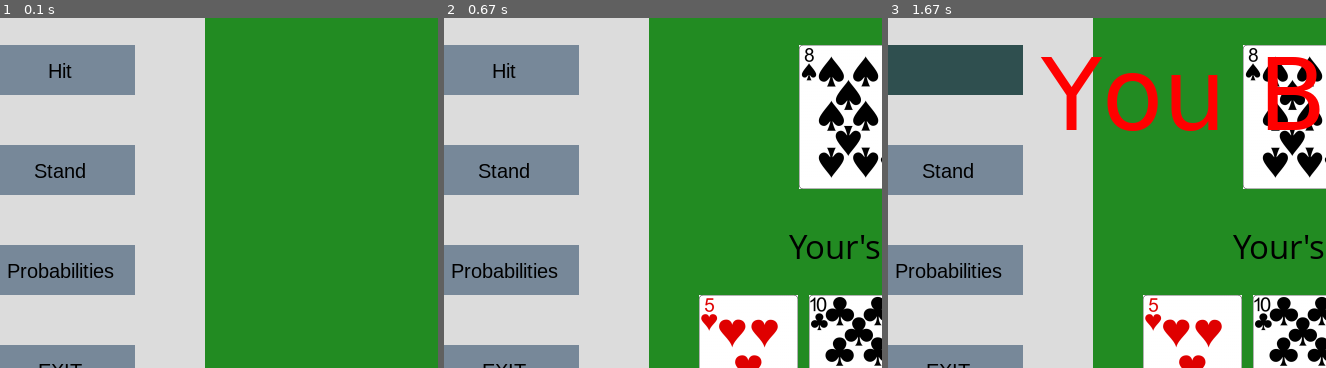
Above: before the commit, frames 1-3 (left to right).
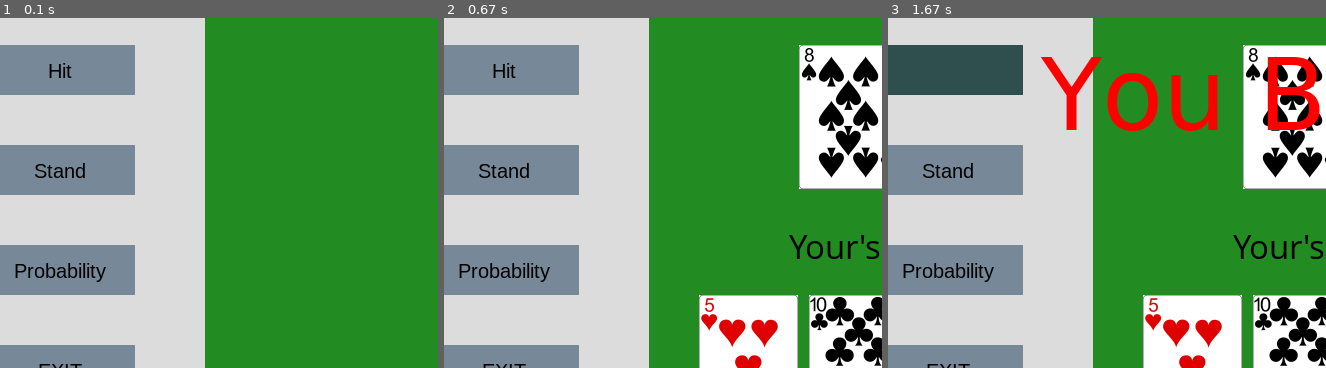
Above: after the commit, the same moments.

Repository: samyaksgupta/BlackJack-master
Game: pygame game, started from blackjack_pygame.py
Two runs of this game, one before a commit and one after it. Both use one fixed random seed, a clock stepped at 60 frames per second and the inputs below.
Inputs (mouse positions are % of the whole screen's width and height, from its top left):
- Up to frame 1 (0.1 s): no input
- Up to frame 2 (0.67 s): click "Deal" at 0.38 s
- Up to frame 3 (1.67 s): press the mouse at (9, 32) at 0.7 s; move the mouse to (33, 52) at 0.8 s; release the mouse at (56, 71) at 0.93 s
The pictures show only the part of the screen within x 2-52%, y 25-75%; the shares and areas given below are measured in that part.

The runs differ from the first frame. In frame 1, 0.6% of the frame differs, in the area x 1-27%, y 70-76%; in frame 2, 0.6%; in frame 3, 0.6%.

Commit message:
Added probability feature

Diff:
--- a/blackjack_pygame.py
+++ b/blackjack_pygame.py
@@ -1,8 +1,11 @@
 import pygame as pygame
 from blackjack_deck import *
 from constants import *
+import tkinter as tk
+import matplotlib.pyplot as plt
 import sys
 import time
+from matplotlib.backends.backend_tkagg import FigureCanvasTkAgg
 pygame.init()
 
 clock = pygame.time.Clock()
@@ -177,7 +180,75 @@
             game_finish("It's a Tie!", 500, 250, grey)
             time.sleep(4)
             self.play_or_exit()
-
+    def simulate_game(self):
+        self.deck = Deck()
+        self.dealer = Hand()
+        self.player = Hand()
+        self.deck.shuffle()
+
+        # Deal initial cards
+        self.deal()
+
+        # Simulate the game
+        while self.player.value <= 21 and self.dealer.value < 17:  # Traditional dealer rule: hit until 17 or above
+            self.dealer.add_card(self.deck.deal())
+            self.dealer.calc_hand()
+
+        # Determine the outcome
+        if self.player.value > 21 or (self.dealer.value <= 21 and self.dealer.value > self.player.value):
+            return 'Loss'
+        elif self.player.value == self.dealer.value:
+            return 'Draw'
+        else:
+            return 'Win'
+
+    def calculate_probabilities_and_display(self):
+        outcomes = ['Win', 'Loss', 'Draw']
+        total_simulations = 100
+        wins, losses, draws = 64,27, 9
+        # for _ in range(total_simulations):
+        #    outcome = self.simulate_game()
+        #    if outcome == 'Win':
+        #        wins += 1
+        #    elif outcome == 'Loss':
+        #        losses += 1
+        #    else:
+        #        draws += 1
+        win_probability = wins / total_simulations
+        loss_probability = losses / total_simulations
+        draw_probability = draws / total_simulations
+        probability_window = tk.Toplevel()
+        probability_window.title("Probability Analysis")
+        win_label = tk.Label(probability_window, text=f"Win Probability: {win_probability * 100:.2f}%")
+        win_label.pack()
+
+        loss_label = tk.Label(probability_window, text=f"Loss Probability: {loss_probability * 100:.2f}%")
+        loss_label.pack()
+
+        draw_label = tk.Label(probability_window, text=f"Draw Probability: {draw_probability * 100:.2f}%")
+        draw_label.pack()
+
+        fig = plt.figure(figsize=(6, 6))
+
+        # Example data for the graph (you need to replace this with your actual data)
+        outcomes = ['Win', 'Loss', 'Draw']
+        probabilities = [win_probability, loss_probability, draw_probability]
+
+        # Create a pie chart showing probabilities of different outcomes
+        plt.pie(probabilities, labels=outcomes, autopct='%1.1f%%', startangle=140)
+        plt.axis('equal')  # Equal aspect ratio ensures that pie is drawn as a circle
+
+        # Embed the Matplotlib plot into a Tkinter window
+        canvas = FigureCanvasTkAgg(fig, master=probability_window)
+        canvas.draw()
+        canvas.get_tk_widget().pack()
+
+        # Run the Tkinter main loop for displaying the window
+        probability_window.mainloop()
+
+        plt.axis('equal')
+        plt.show()
+        self.play_or_exit()
 
     def exit(self):
         sys.exit()
@@ -208,10 +279,7 @@
         button("Deal", 30, 100, 150, 50, light_slat, dark_slat, play_blackjack.deal)
         button("Hit", 30, 200, 150, 50, light_slat, dark_slat, play_blackjack.hit)
         button("Stand", 30, 300, 150, 50, light_slat, dark_slat, play_blackjack.stand)
-        button("Probabilities", 30, 400, 150, 50, light_slat, dark_slat, play_blackjack.calculate_probabilities_and_display)
-        if event.type == pygame.MOUSEBUTTONDOWN:
-            if 30 < event.pos[0] < 180 and 400 < event.pos[1] < 450:
-                play_blackjack.calculate_probabilities_and_display()
+        button("Probability", 30, 400, 150, 50, light_slat, dark_slat, play_blackjack.calculate_probabilities_and_display)
         button("EXIT", 30, 500, 150, 50, light_slat, dark_red, play_blackjack.exit)
 
     pygame.display.flip()
--- a/tempCodeRunnerFile.py
+++ /dev/null
@@ -1,241 +0,0 @@
-import pygame as pygame
-from blackjack_deck import *
-from constants import *
-import sys
-import time
-pygame.init()
-
-clock = pygame.time.Clock()
-
-gameDisplay = pygame.display.set_mode((display_width, display_height))
-
-pygame.display.set_caption('BlackJack')
-gameDisplay.fill(background_color)
-pygame.draw.rect(gameDisplay, grey, pygame.Rect(0, 0, 250, 700))
-
-###text object render
-def text_objects(text, font):
-    textSurface = font.render(text, True, black)
-    return textSurface, textSurface.get_rect()
-
-def end_text_objects(text, font, color):
-    textSurface = font.render(text, True, color)
-    return textSurface, textSurface.get_rect()
-
-
-#game text display
-def game_texts(text, x, y):
-    TextSurf, TextRect = text_objects(text, textfont)
-    TextRect.center = (x, y)
-    gameDisplay.blit(TextSurf, TextRect)
-
-    pygame.display.update()
-
-
-def game_finish(text, x, y, color):
-    TextSurf, TextRect = end_text_objects(text, game_end, color)
-    TextRect.center = (x, y)
-    gameDisplay.blit(TextSurf, TextRect)
-    pygame.display.update()
-
-def black_jack(text, x, y, color):
-    TextSurf, TextRect = end_text_objects(text, blackjack, color)
-    TextRect.center = (x, y)
-    gameDisplay.blit(TextSurf, TextRect)
-    pygame.display.update()
-
-#button display
-def button(msg, x, y, w, h, ic, ac, action=None):
-    mouse = pygame.mouse.get_pos()
-    click = pygame.mouse.get_pressed()
-    if x + w > mouse[0] > x and y + h > mouse[1] > y:
-        pygame.draw.rect(gameDisplay, ac, (x, y, w, h))
-        if click[0] == 1 != None:
-            action()
-    else:
-        pygame.draw.rect(gameDisplay, ic, (x, y, w, h))
-
-    TextSurf, TextRect = text_objects(msg, font)
-    TextRect.center = ((x + (w/2)), (y + (h/2)))
-    gameDisplay.blit(TextSurf, TextRect)
-
-
-class Play:
-    def __init__(self):
-        self.deck = Deck()
-        self.dealer = Hand()
-        self.player = Hand()
-        self.deck.shuffle()
-
-    def calculate_probabilities_and_display():
-    win_probability = 0.6
-    loss_probability = 0.3
-    draw_probability = 0.1
-
-    probability_window = tk.Toplevel()
-    probability_window.title("Probability Analysis")
-
-    win_label = tk.Label(probability_window, text=f"Win Probability: {win_probability * 100:.2f}%")
-    win_label.pack()
-
-    loss_label = tk.Label(probability_window, text=f"Loss Probability: {loss_probability * 100:.2f}%")
-    loss_label.pack()
-
-    draw_label = tk.Label(probability_window, text=f"Draw Probability: {draw_probability * 100:.2f}%")
-    draw_label.pack()
-
-    fig = plt.figure(figsize=(6, 6))
-    outcomes = ['Win', 'Loss', 'Draw']
-    probabilities = [win_probability, loss_probability, draw_probability]
-
-    plt.pie(probabilities, labels=outcomes, autopct='%1.1f%%', startangle=140)
-    plt.axis('equal')
-
-    canvas = plt.FigureCanvasTkAgg(fig, master=probability_window)
-    canvas.draw()
-    canvas.get_tk_widget().pack()
-
-    probability_window.mainloop()
-
-
-
-
-    def blackjack(self):
-
-        self.dealer.calc_hand()
-        self.player.calc_hand()
-
-        show_dealer_card = pygame.image.load('img/' + self.dealer.card_img[1] + '.png').convert()
-
-        if self.player.value == 21 and self.dealer.value == 21:
-            gameDisplay.blit(show_dealer_card, (550, 200))
-            black_jack("Both with BlackJack!", 500, 250, grey)
-            time.sleep(4)
-            self.play_or_exit()
-        elif self.player.value == 21:
-            gameDisplay.blit(show_dealer_card, (550, 200))
-            black_jack("You got BlackJack!", 500, 250, green)
-            time.sleep(4)
-            self.play_or_exit()
-        elif self.dealer.value == 21:
-            gameDisplay.blit(show_dealer_card, (550, 200))
-            black_jack("Dealer has BlackJack!", 500, 250, red)
-            time.sleep(4)
-            self.play_or_exit()
-
-        self.player.value = 0
-        self.dealer.value = 0
-
-    def deal(self):
-        for i in range(2):
-            self.dealer.add_card(self.deck.deal())
-            self.player.add_card(self.deck.deal())
-        self.dealer.display_cards()
-        self.player.display_cards()
-        self.player_card = 1
-        dealer_card = pygame.image.load('img/' + self.dealer.card_img[0] + '.png').convert()
-        dealer_card_2 = pygame.image.load('img/back.png').convert()
-
-        player_card = pygame.image.load('img/' + self.player.card_img[0] + '.png').convert()
-        player_card_2 = pygame.image.load('img/' + self.player.card_img[1] + '.png').convert()
-
-
-        game_texts("Dealer's hand is:", 500, 150)
-
-        gameDisplay.blit(dealer_card, (400, 200))
-        gameDisplay.blit(dealer_card_2, (550, 200))
-
-        game_texts("Your's hand is:", 500, 400)
-
-        gameDisplay.blit(player_card, (300, 450))
-        gameDisplay.blit(player_card_2, (410, 450))
-        self.blackjack()
-
-
-
-    def hit(self):
-        self.player.add_card(self.deck.deal())
-        self.blackjack()
-        self.player_card += 1
-
-        if self.player_card == 2:
-            self.player.calc_hand()
-            self.player.display_cards()
-            player_card_3 = pygame.image.load('img/' + self.player.card_img[2] + '.png').convert()
-            gameDisplay.blit(player_card_3, (520, 450))
-
-        if self.player_card == 3:
-            self.player.calc_hand()
-            self.player.display_cards()
-            player_card_4 = pygame.image.load('img/' + self.player.card_img[3] + '.png').convert()
-            gameDisplay.blit(player_card_4, (630, 450))
-
-        if self.player.value > 21:
-            show_dealer_card = pygame.image.load('img/' + self.dealer.card_img[1] + '.png').convert()
-            gameDisplay.blit(show_dealer_card, (550, 200))
-            game_finish("You Busted!", 500, 250, red)
-            time.sleep(4)
-            self.play_or_exit()
-
-        self.player.value = 0
-
-        if self.player_card > 4:
-            sys.exit()
-
-
-    def stand(self):
-        show_dealer_card = pygame.image.load('img/' + self.dealer.card_img[1] + '.png').convert()
-        gameDisplay.blit(show_dealer_card, (550, 200))
-        self.blackjack()
-        self.dealer.calc_hand()
-        self.player.calc_hand()
-        if self.player.value > self.dealer.value:
-            game_finish("You Won!", 500, 250, green)
-            time.sleep(4)
-            self.play_or_exit()
-        elif self.player.value < self.dealer.value:
-            game_finish("Dealer Wins!", 500, 250, red)
-            time.sleep(4)
-            self.play_or_exit()
-        else:
-            game_finish("It's a Tie!", 500, 250, grey)
-            time.sleep(4)
-            self.play_or_exit()
-
-
-    def exit(self):
-        sys.exit()
-
-    def play_or_exit(self):
-        game_texts("Play again press Deal!", 200, 80)
-        time.sleep(3)
-        self.player.value = 0
-        self.dealer.value = 0
-        self.deck = Deck()
-        self.dealer = Hand()
-        self.player = Hand()
-        self.deck.shuffle()
-        gameDisplay.fill(background_color)
-        pygame.draw.rect(gameDisplay, grey, pygame.Rect(0, 0, 250, 700))
-        pygame.display.update()
-
-
-play_blackjack = Play()
-
-running = True
-
-while running:
-    for event in pygame.event.get():
-        if event.type == pygame.QUIT:
-            running = False
-
-        button("Deal", 30, 100, 150, 50, light_slat, dark_slat, play_blackjack.deal)
-        button("Hit", 30, 200, 150, 50, light_slat, dark_slat, play_blackjack.hit)
-        button("Stand", 30, 300, 150, 50, light_slat, dark_slat, play_blackjack.stand)
-        button("Probabilities", 30, 400, 150, 50, light_slat, dark_slat, play_blackjack.calculate_probabilities_and_display)
-        if event.type == pygame.MOUSEBUTTONDOWN:
-            if 30 < event.pos[0] < 180 and 400 < event.pos[1] < 450:
-                calculate_probabilities_and_display()
-        button("EXIT", 30, 500, 150, 50, light_slat, dark_red, play_blackjack.exit)
-
-    pygame.display.flip()
